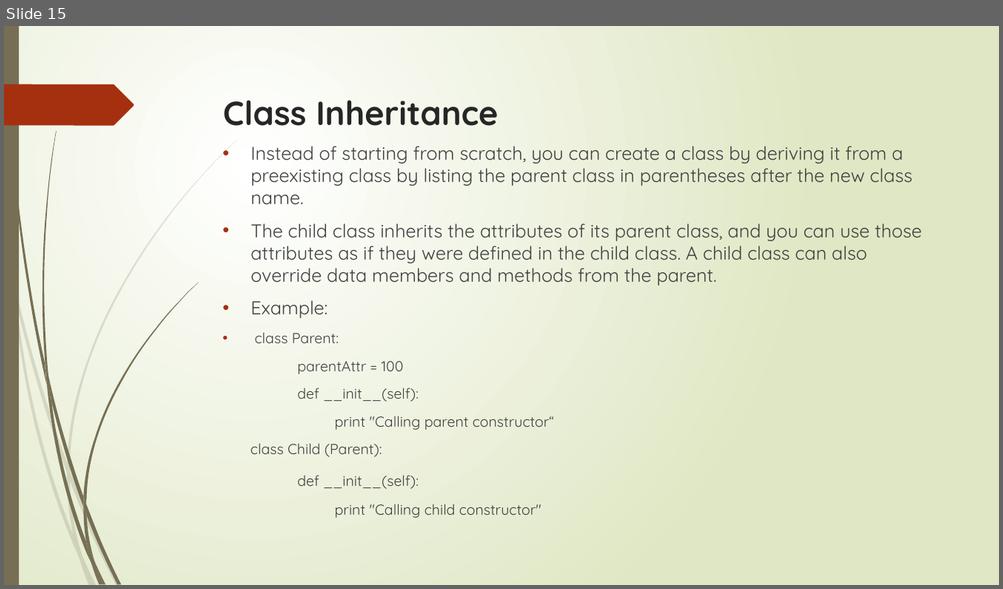
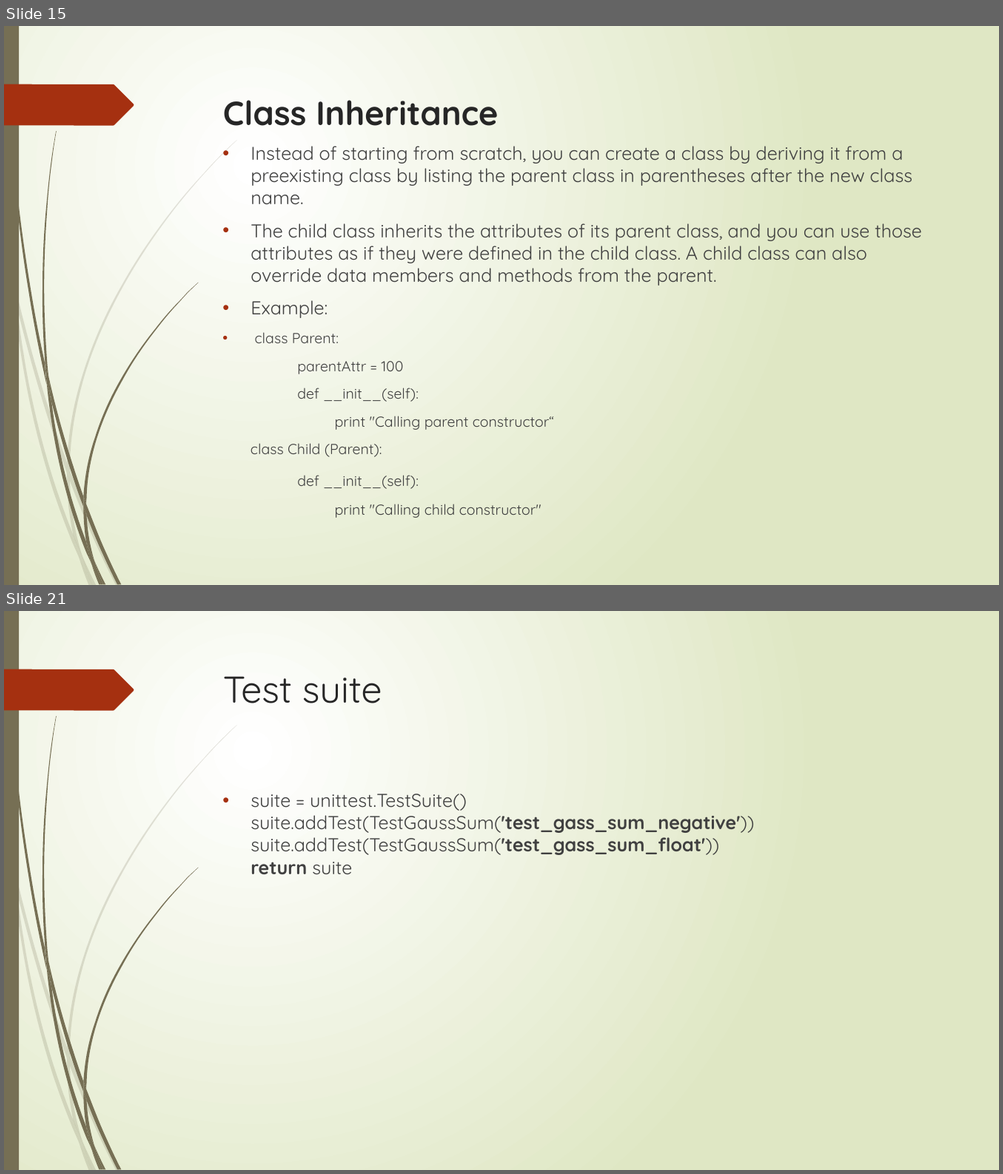
Before and after one commit to flyworker/python-automation-testing, a slide deck: document/course2-3.pptx. Shown one above the other, each under a label of ours: slide 15 before the commit, slides 15 and 21 after it; the slides between them are not shown. The pictures are 1003x589 and 1003x1174 pixels, drawn with LibreOffice and Linux fonts; fonts in the diff are those of the drawing. Boxes give left, top, right and bottom in pixels: in the first picture for what was removed or moved away, otherwise in the second. Text is boxed around its words. In the diff, an @@ line names an element or a change of style, - is before the commit and + after.

Commit message:
add just eat test

```diff
--- a/document/course2-3.pptx
+++ b/document/course2-3.pptx
@@ slide 21 added at (4, 611, 999, 1170), background gradient #FFFFFF to #DFE8C4; not listed: 24 template elements that a slide beside it also shows @@
@@ title added at (223, 676, 382, 703), 36 pt, text #262626 @@
+Test suite
@@ text added at (250, 794, 754, 875), 18 pt, text #404040 @@
+• suite = unittest.TestSuite()
+  suite.addTest(TestGaussSum('test_gass_sum_negative'))
+  suite.addTest(TestGaussSum('test_gass_sum_float'))
+  return suite
```
Also in this commit, not shown: 2 slides changed, 6 other slides added, 11 other files.
